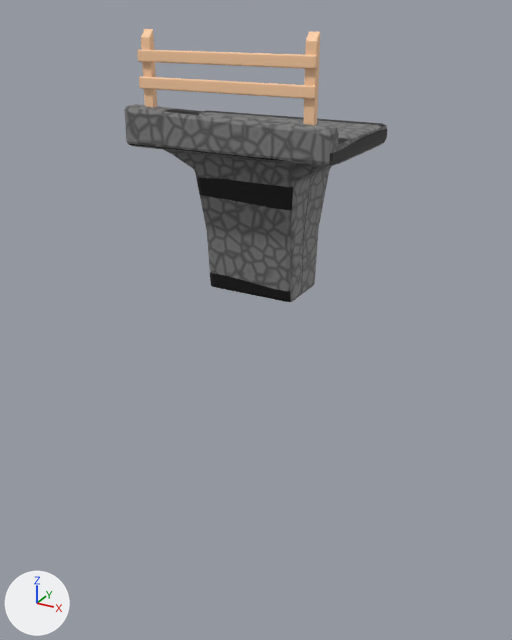
One commit to the FBX model Assets/Models/bridge/bridge_large.fbx: the scene before it, then after it.
Camera for both pictures: a 50 mm camera at (9.11, -14.88, 6.76) aimed at (-0.18, 2.02, -1.69). Arrows for +X, +Y and +Z are at lower left; the lights stay in place. Where no turn or scale is listed for an object, it has been applied to the vertices.
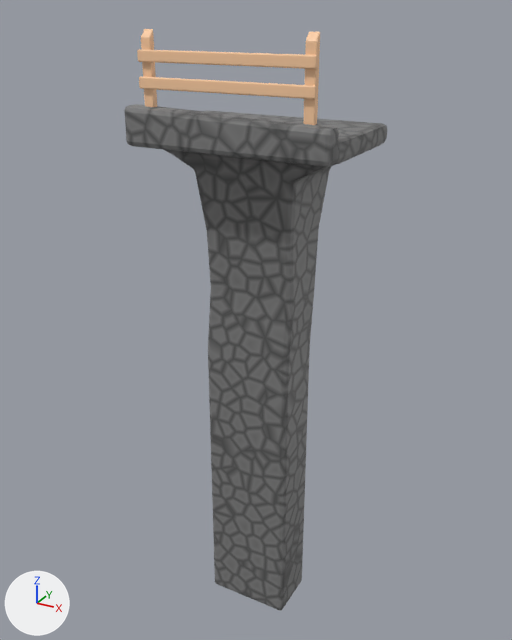
Commit message: Update bridge models

Location of each change, (x1, y1, x2, y2) in pixels of the pictures (512 x 640 px):
```json
{"object": "Cube", "change": "reshaped", "before": [125, 104, 387, 302], "after": [125, 104, 387, 610], "on screen": "155% taller"}
{"part": 1, "of": "me_cube_006", "change": "built on", "before": [167, 151, 317, 302], "after": [167, 151, 317, 610]}
{"part": 2, "of": "me_cube_006", "change": "surface changed", "before": [125, 104, 387, 244], "after": [125, 104, 387, 244]}
```

Edits to the scene script, one JSON object a line:
```json
{"block": "me_cube_006", "where": "# used by ob_cube; location = (0.09, 1.94, -0.56)"}
{"op": "remove", "block": "me_cube_006", "code": "me_cube_006.from_pydata(...)  # 204 vertices, 202 faces; spans x -2.86..2.86, y -2.21..1.67, z 0.0..5.09"}
{"op": "add", "block": "me_cube_006", "code": "me_cube_006.from_pydata(...)  # 240 vertices, 238 faces; spans x -2.86..2.86, y -2.21..1.67, z -11.12..5.09"}
{"block": "me_cube_006", "change": "me_cube_006 part 1"}
{"block": "me_cube_006", "change": "8 vertices are removed from x -1.26..1.26, y -0.77..0.77, z 0.0..0.05"}
{"block": "me_cube_006", "change": "17 faces are deleted"}
{"block": "me_cube_006", "change": "4 vertices in x 1.34..1.95, y -1.23..1.23, z 3.42..3.75 move by (0.01, 0.0, 0.0)"}
{"block": "me_cube_006", "change": "4 vertices in x -1.95..-1.34, y -1.23..1.23, z 3.42..3.75 move by (-0.01, 0.0, 0.0)"}
{"block": "me_cube_006", "change": "4 vertices in x -1.31..1.31, y -0.79..-0.69, z 0.14 move by (0.0, 0.01, -0.14)"}
{"block": "me_cube_006", "change": "4 vertices in x -1.31..1.31, y 0.69..0.79, z 0.14 move by (0.0, -0.01, -0.14)"}
{"block": "me_cube_006", "change": "16 vertices move from x -1.27..1.27, y -0.94..0.94, z 0.04..1.71 to x -1.47..1.22, y -0.94..0.94, z -1.95..1.71"}
{"block": "me_cube_006", "change": "28 vertices are added at x -1.43..1.18, y -0.8..0.8, z -11.12..-1.95"}
{"block": "me_cube_006", "change": "8 new vertices lie (0.0, 0.0, -4.8) away from vertices in x -1.27..1.27, y -0.78..0.78, z 0.04"}
{"block": "me_cube_006", "change": "8 new vertices lie (0.0, 0.0, -4.23) away from vertices in x -1.47..1.22, y -0.84..0.84, z -6.75"}
{"block": "me_cube_006", "change": "53 new faces join them"}
{"block": "me_cube_006", "change": "me_cube_006 part 2: 185 kept faces spanning x -2.86..2.86, y -2.21..1.67, z -1.95..5.09 get new texture (UV) coordinates"}
```
